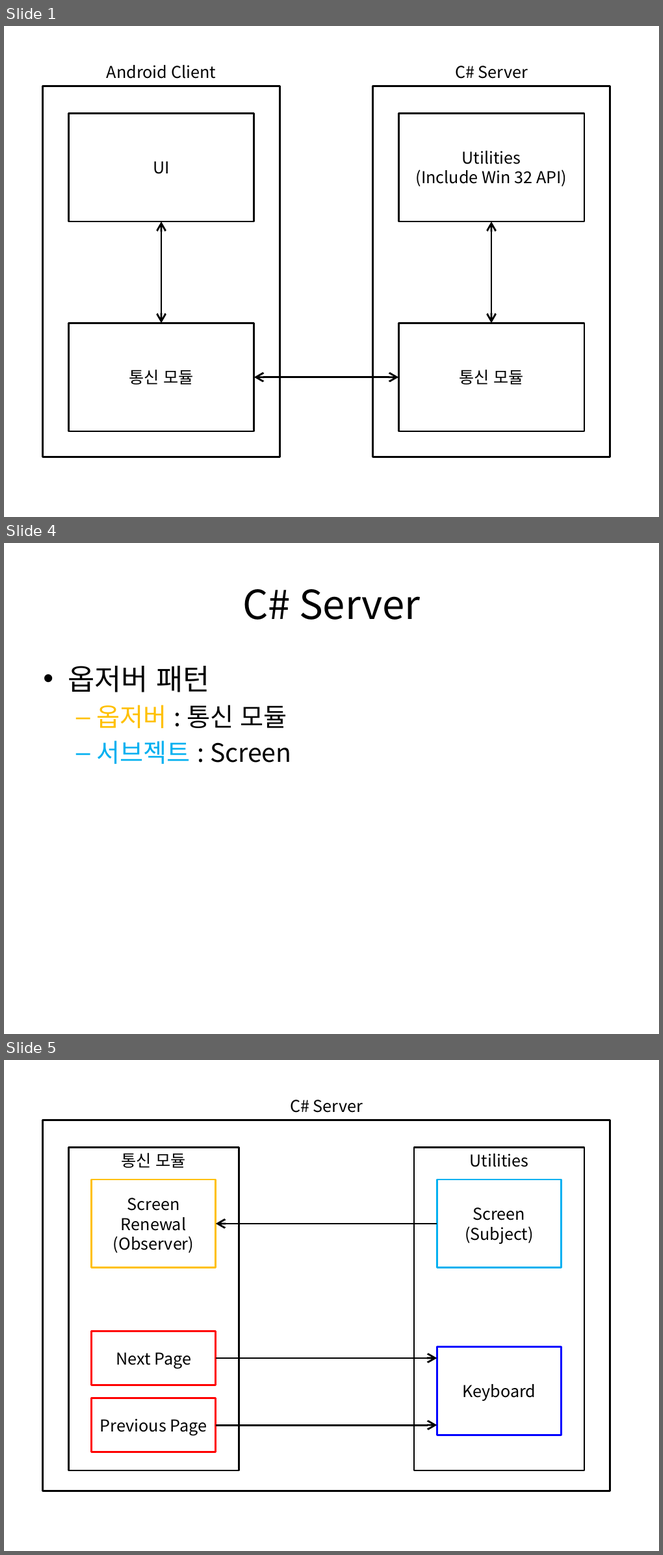
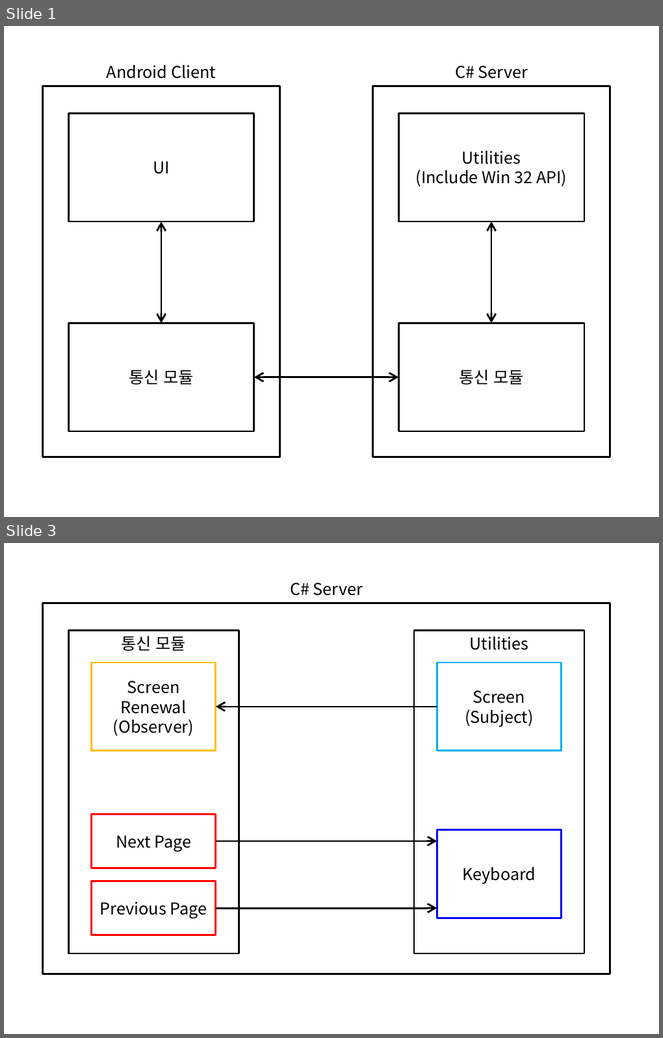
Before and after one commit to uhm0311/PPT-Remote-Viewer, a slide deck: 문서/개요.pptx. Shown one above the other, each under a label of ours: slides 1, 4 and 5 before the commit, slides 1 and 3 after it; the slides between them are not shown. The pictures are 663x1555 and 663x1038 pixels, drawn with LibreOffice and Linux fonts; fonts in the diff are those of the drawing. Boxes give left, top, right and bottom in pixels: in the first picture for what was removed or moved away, otherwise in the second. Text is boxed around its words. In the diff, an @@ line names an element or a change of style, - is before the commit and + after.

```diff
--- a/문서/개요.pptx
+++ b/문서/개요.pptx
@@ slide 4 removed at [4,543,659,1034], background #FFFFFF @@
@@ title removed at [243,589,420,620] @@
-C# Server
@@ text removed at [68,666,291,764] @@
-• 옵저버 패턴
-  – 옵저버 : 통신 모듈
-  – 서브젝트 : Screen
@@ what was slide 5 is now slide 3 @@
```
Also in this commit, not shown: 1 slide changed, 1 other slide removed, 7 other files.
